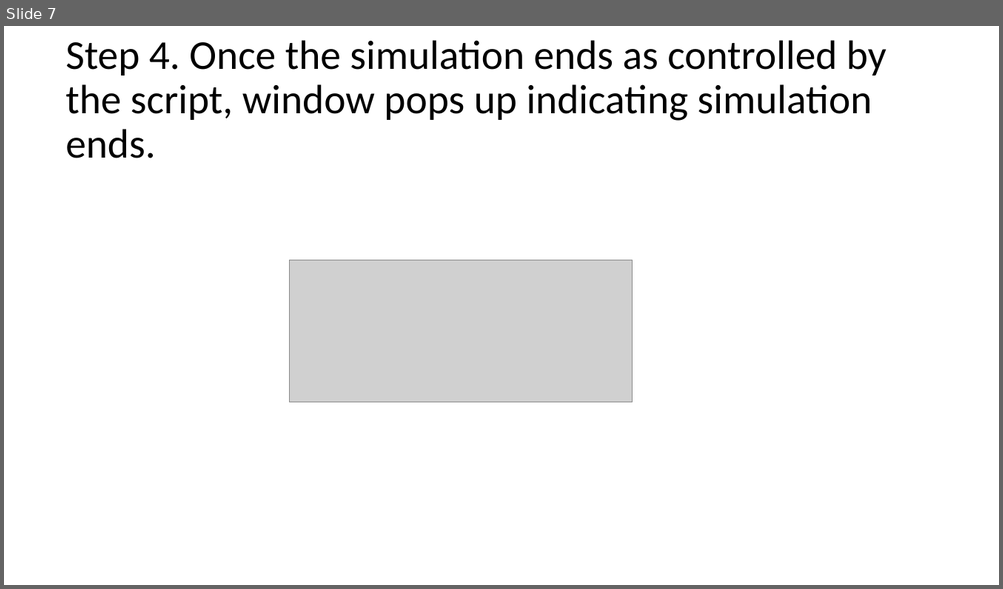
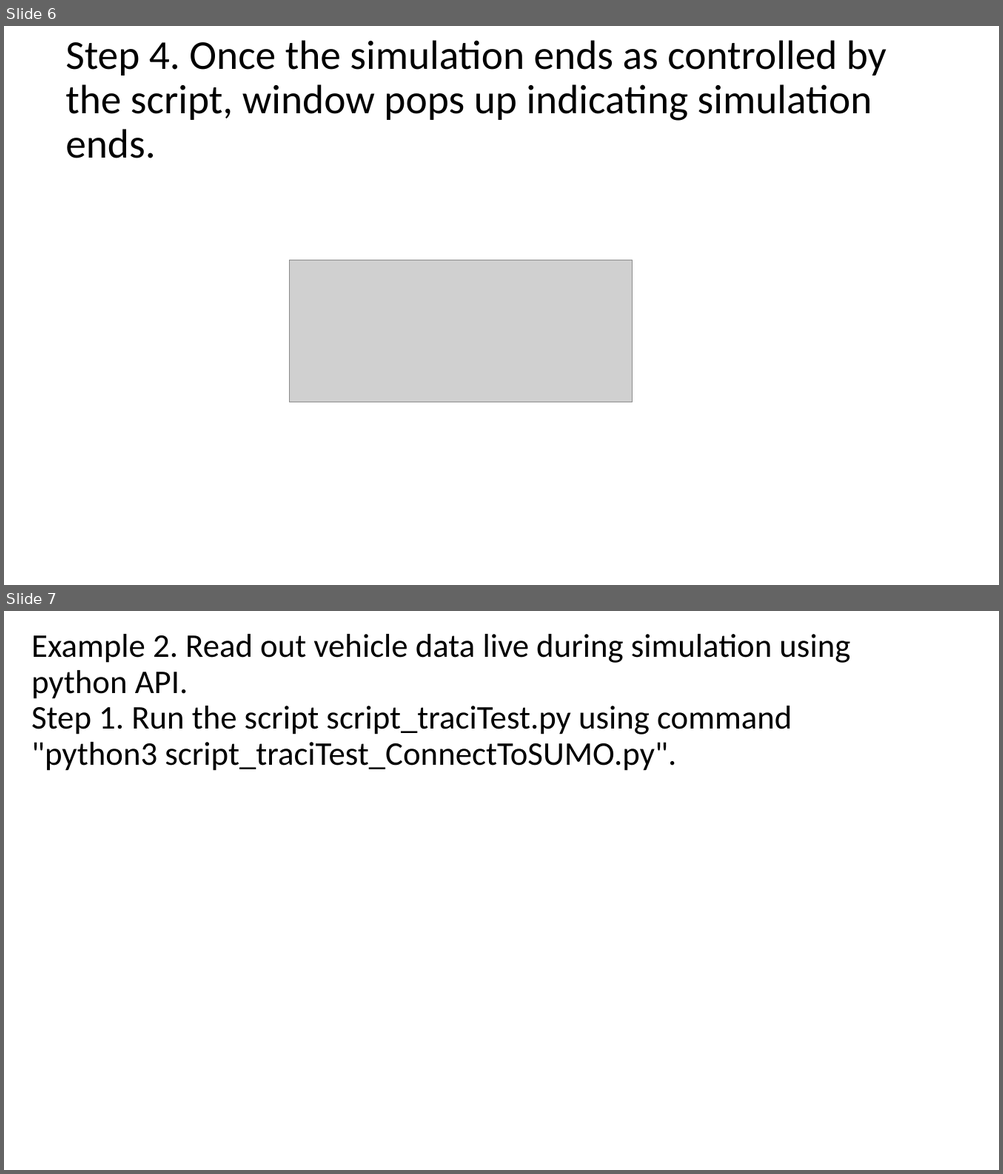
Before and after one commit to PAWorkzoneAutomation/TrafficSimulators_GettingStartedWithDifferrentSimulators_GettingStartedWithSUMO, a slide deck: Documents/How to talk to SUMO through python API.pptx. Shown one above the other, each under a label of ours: slide 7 before the commit, slides 6 and 7 after it. The pictures are 1003x589 and 1003x1174 pixels, drawn with LibreOffice and Linux fonts; fonts in the diff are those of the drawing; grey boxes stand for pictures. Boxes give left, top, right and bottom in pixels: in the first picture for what was removed or moved away, otherwise in the second. Text is boxed around its words. In the diff, an @@ line names an element or a change of style, - is before the commit and + after.

```diff
--- a/Documents/How to talk to SUMO through python API.pptx
+++ b/Documents/How to talk to SUMO through python API.pptx
@@ slide 7 added at <box>4,611,999,1170</box>, background #FFFFFF @@
@@ title added at <box>31,634,850,771</box>, 32 pt, text #000000 @@
+Example 2. Read out vehicle data live during simulation using python API.
+Step 1. Run the script script_traciTest.py using command "python3 script_traciTest_ConnectToSUMO.py".
@@ what was slide 7 is now slide 6 @@
```
Also in this commit, not shown: 5 slides changed, 4 other slides added, 1 slide removed.
